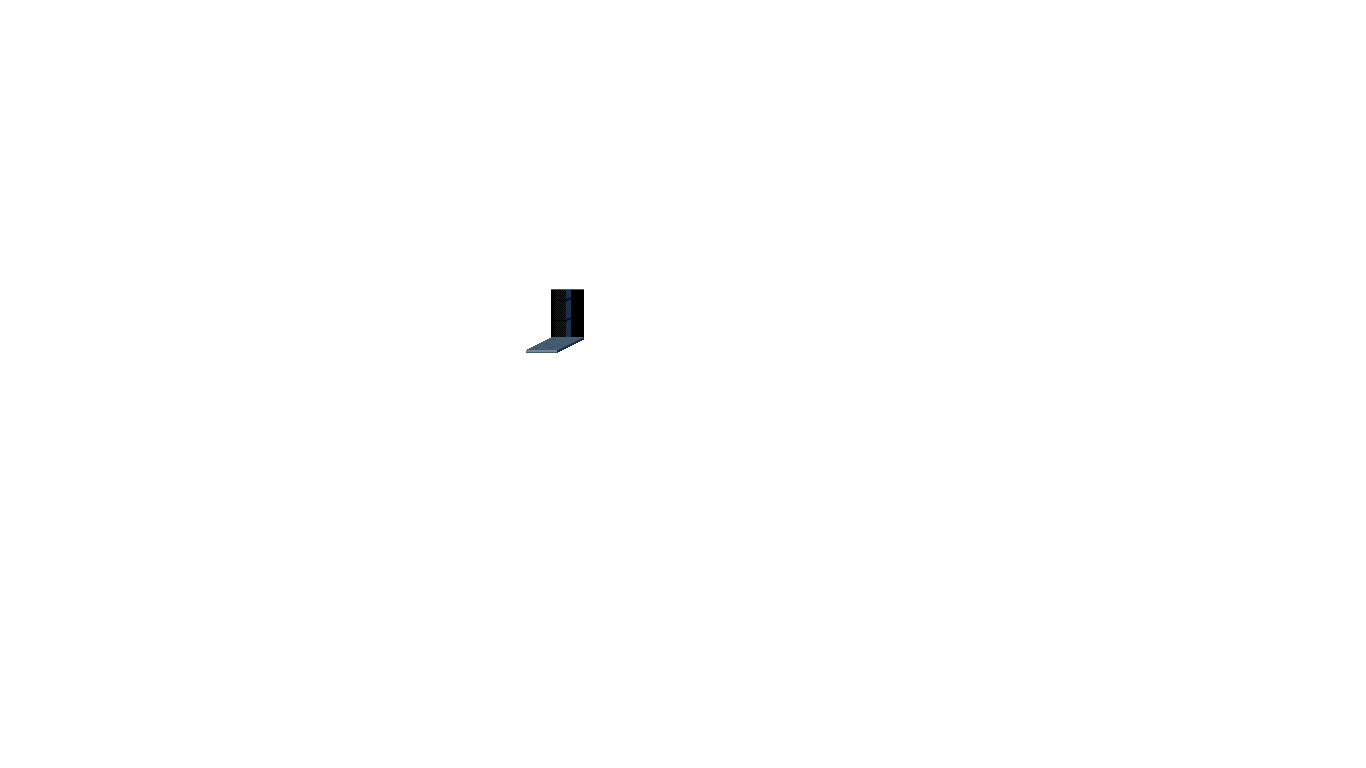
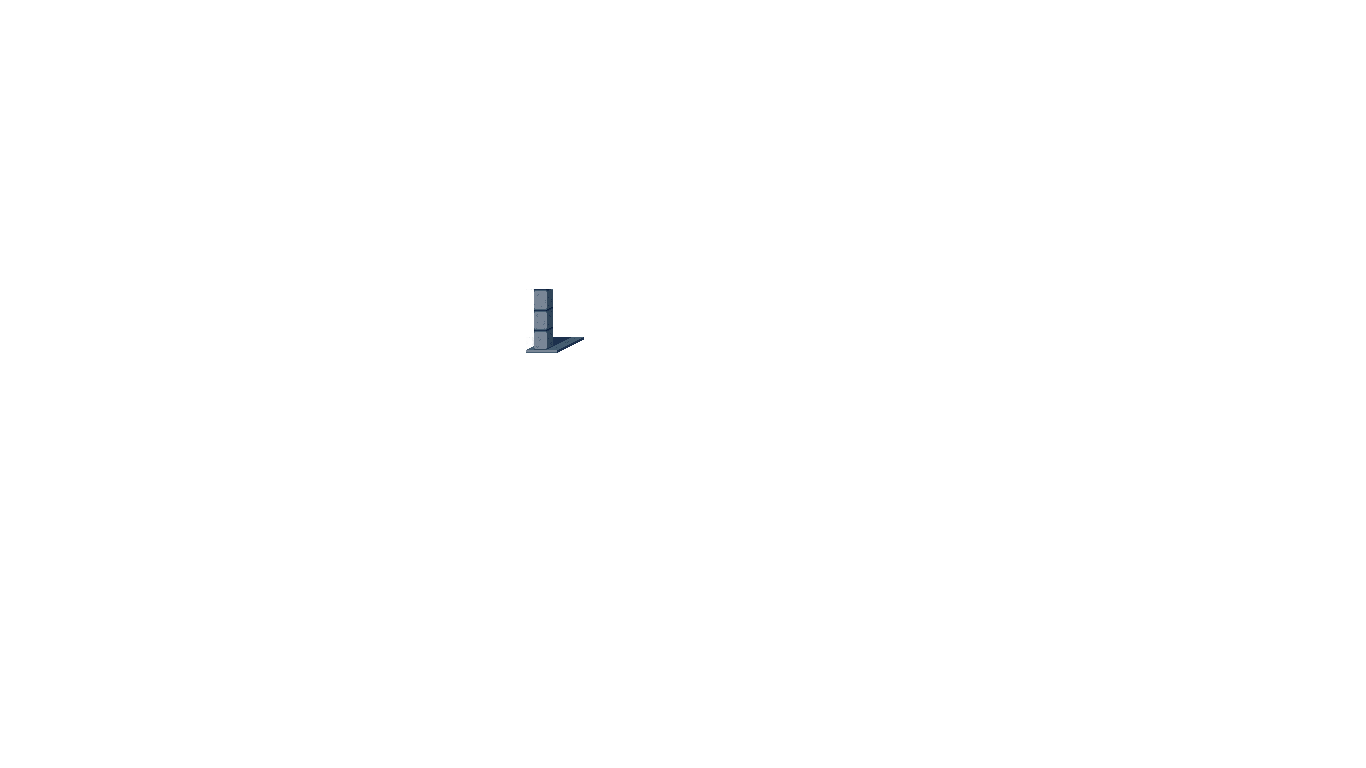
Layers edited between the first and the second 1366×768 image:
removed layer "Capa pegada #2" over [526,337,575,353]
hid "TileA.png", moved it above "Capa pegada #1" over [526,289,584,353]
painted on "Capa pegada #1" over [526,289,584,353]
